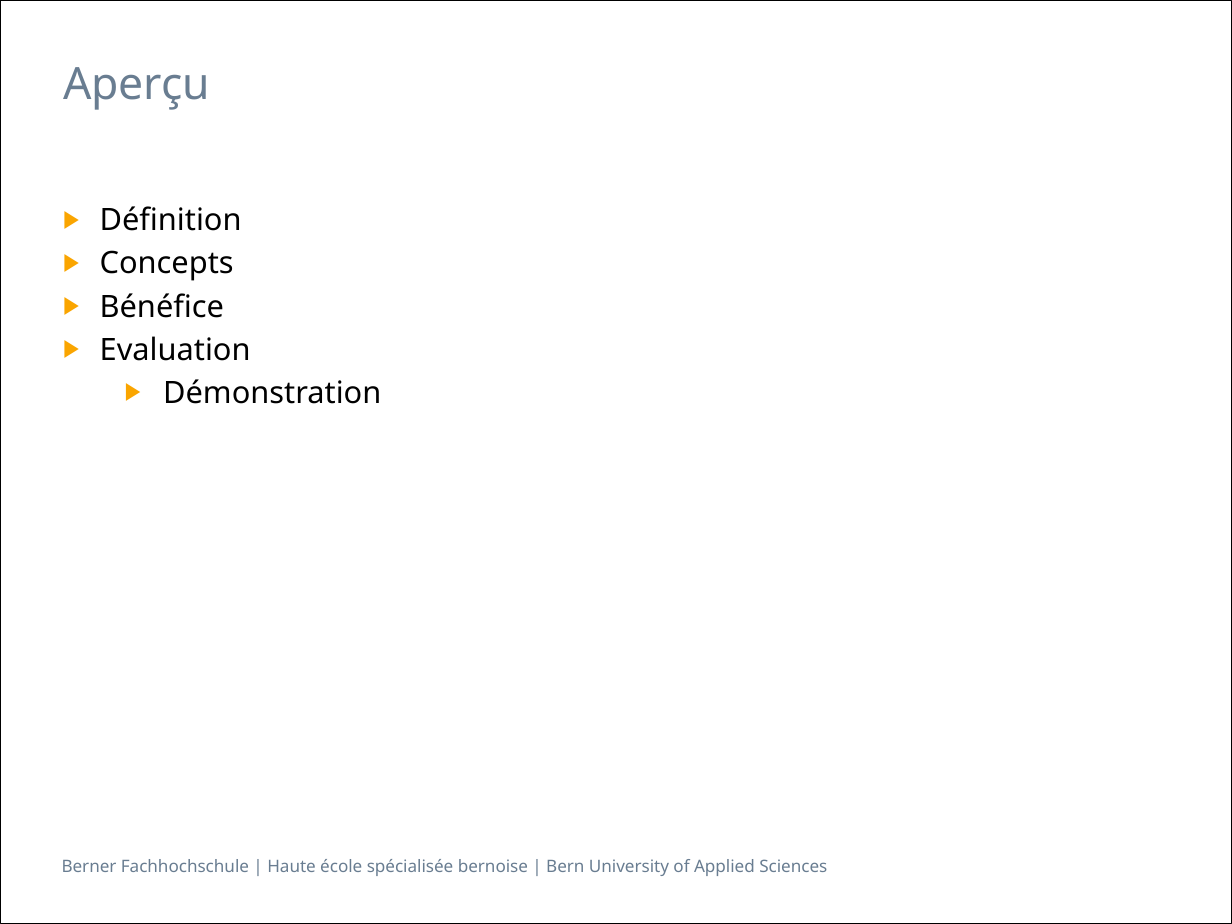
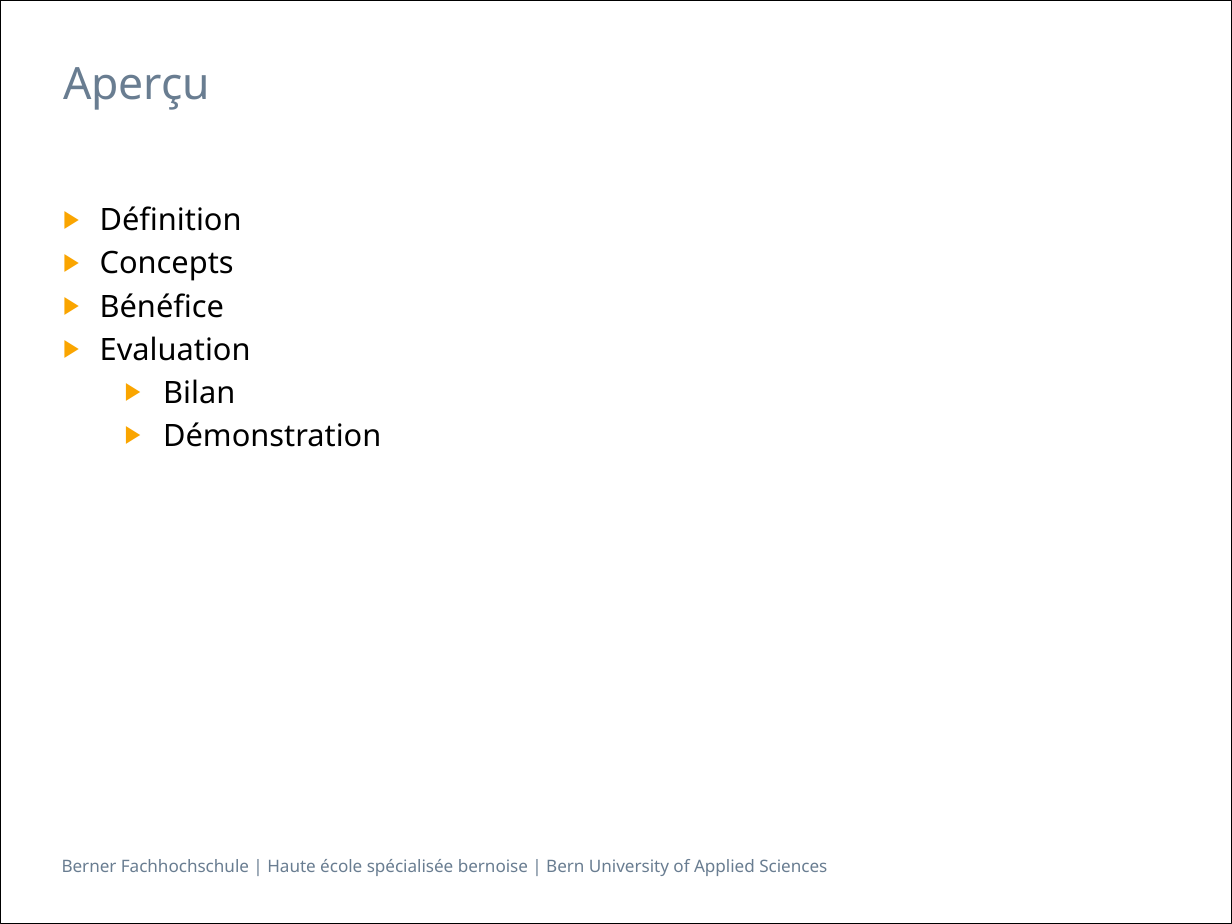
Before and after one commit to h3ll5ur7er/InfoSeminar, a slide deck: slide 2 of continuousIntegration/Infseminar_IntegrationContinue_aescd5.pptx. Drawn at 1232x924 pixels with LibreOffice and Linux fonts; fonts in the diff are those of the drawing. Boxes give left, top, right and bottom in pixels: in the first picture for what was removed or moved away, otherwise in the second. Text is boxed around its words. In the diff, an @@ line names an element or a change of style, - is before the commit and + after.

Commit message:
Presentation updated

```diff
--- a/continuousIntegration/Infseminar_IntegrationContinue_aescd5.pptx
+++ b/continuousIntegration/Infseminar_IntegrationContinue_aescd5.pptx
@@ text at <box>163,379,235,404</box>: paragraph added @@
+  ▶ Bilan
```
Also in this commit, not shown: 1 other slide changed, 12 slides added.
